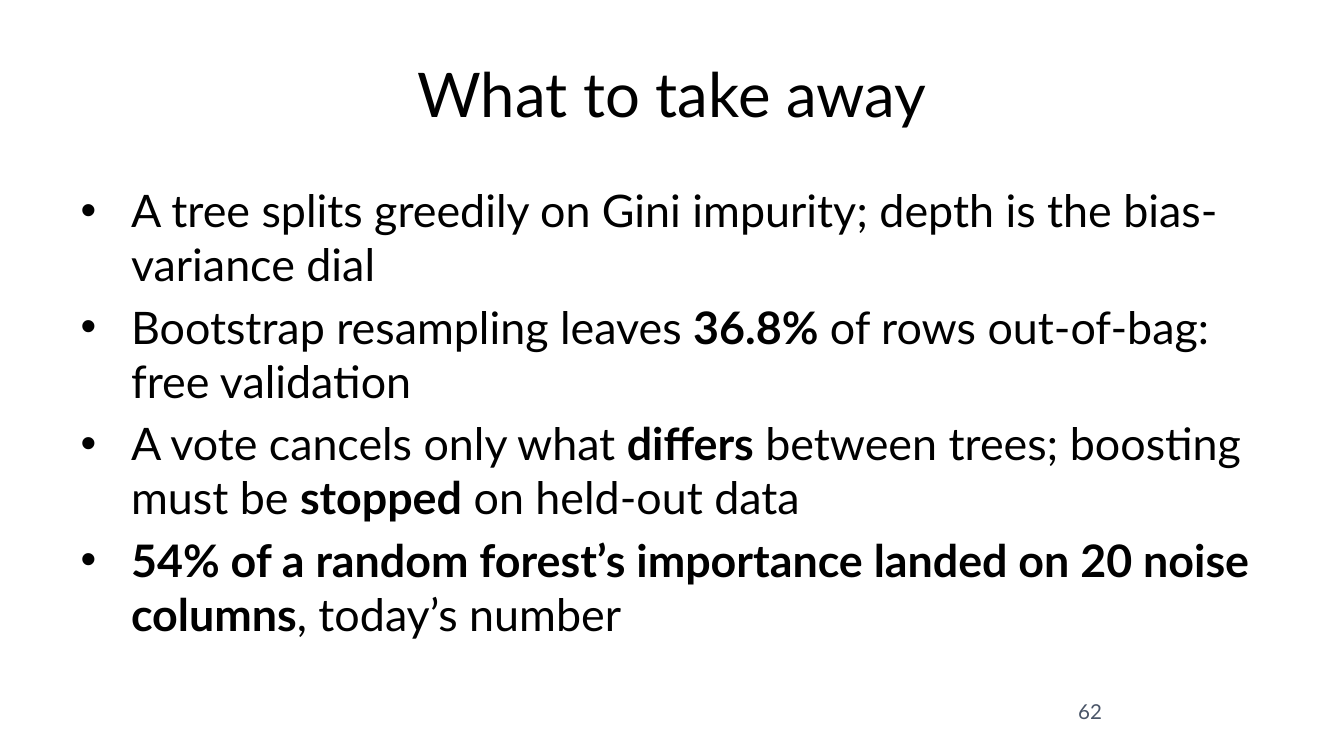
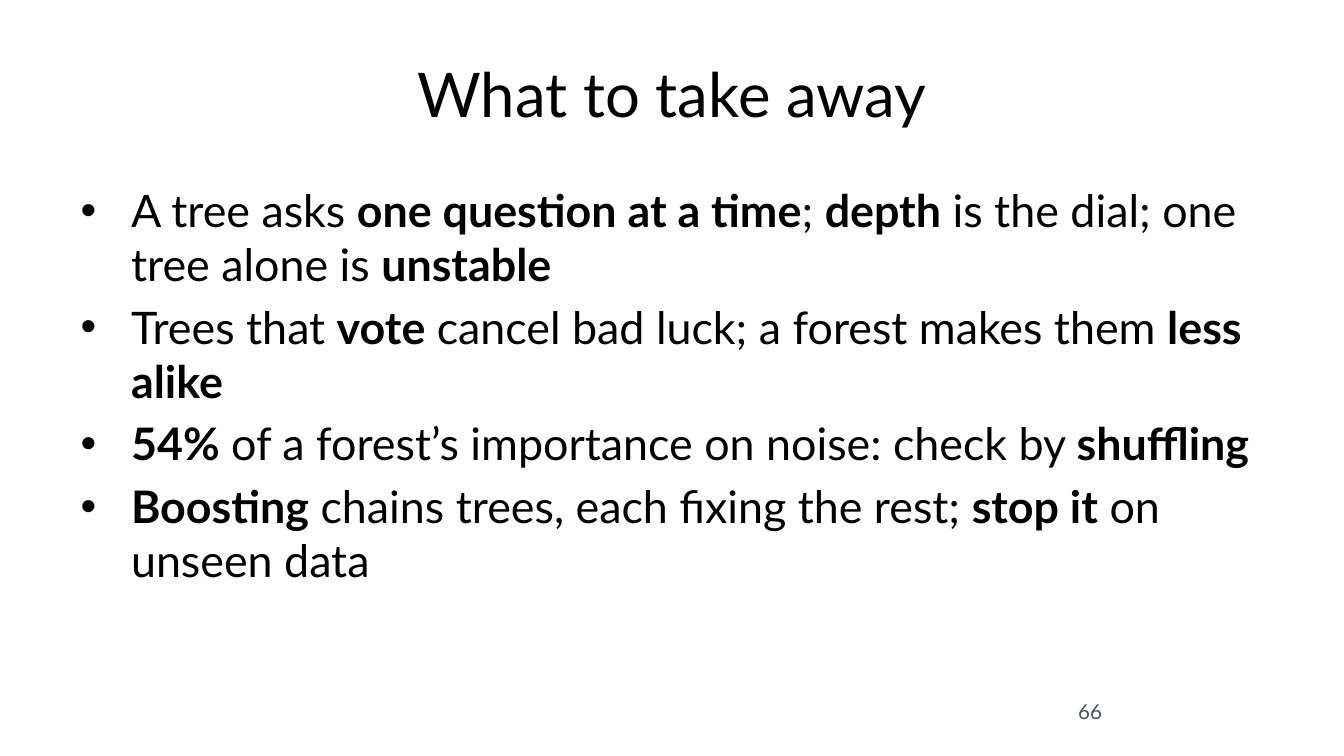
Before and after one commit to fabioantonini/technologies-for-artificial-intelligence, a slide deck: slide 66 of Lessons/07_trees_and_ensembles/Slides/trees_and_ensembles_slides.pptx (slide 62 before the commit). Drawn at 1344x756 pixels with LibreOffice and Linux fonts; fonts in the diff are those of the drawing; background and template pictures are left out. Boxes give left, top, right and bottom in pixels: in the first picture for what was removed or moved away, otherwise in the second. Text is boxed around its words. In the diff, an @@ line names an element or a change of style, - is before the commit and + after.

```diff
--- a/Lessons/07_trees_and_ensembles/Slides/trees_and_ensembles_slides.pptx
+++ b/Lessons/07_trees_and_ensembles/Slides/trees_and_ensembles_slides.pptx
@@ text at (131, 193, 1249, 578): text changed @@
-• A tree splits greedily on Gini impurity; depth is the bias-variance dial
-• Bootstrap resampling leaves 36.8% of rows out-of-bag: free validation
-• A vote cancels only what differs between trees; boosting must be stopped on held-out data
-• 54% of a random forest’s importance landed on 20 noise columns, today’s number
+• A tree asks one question at a time; depth is the dial; one tree alone is unstable
+• Trees that vote cancel bad luck; a forest makes them less alike
+• 54% of a forest’s importance on noise: check by shuffling
+• Boosting chains trees, each fixing the rest; stop it on unseen data
@@ page number at (1078, 704, 1102, 719): text changed @@
-62
+66
```
Also in this commit, not shown: 24 other slides changed, 4 slides added, 17 other files.
